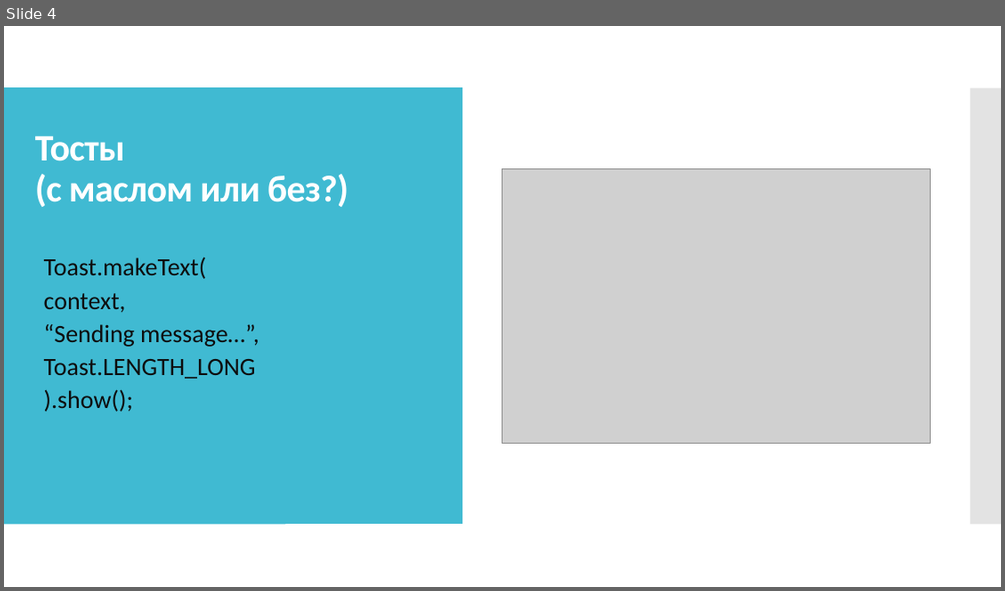
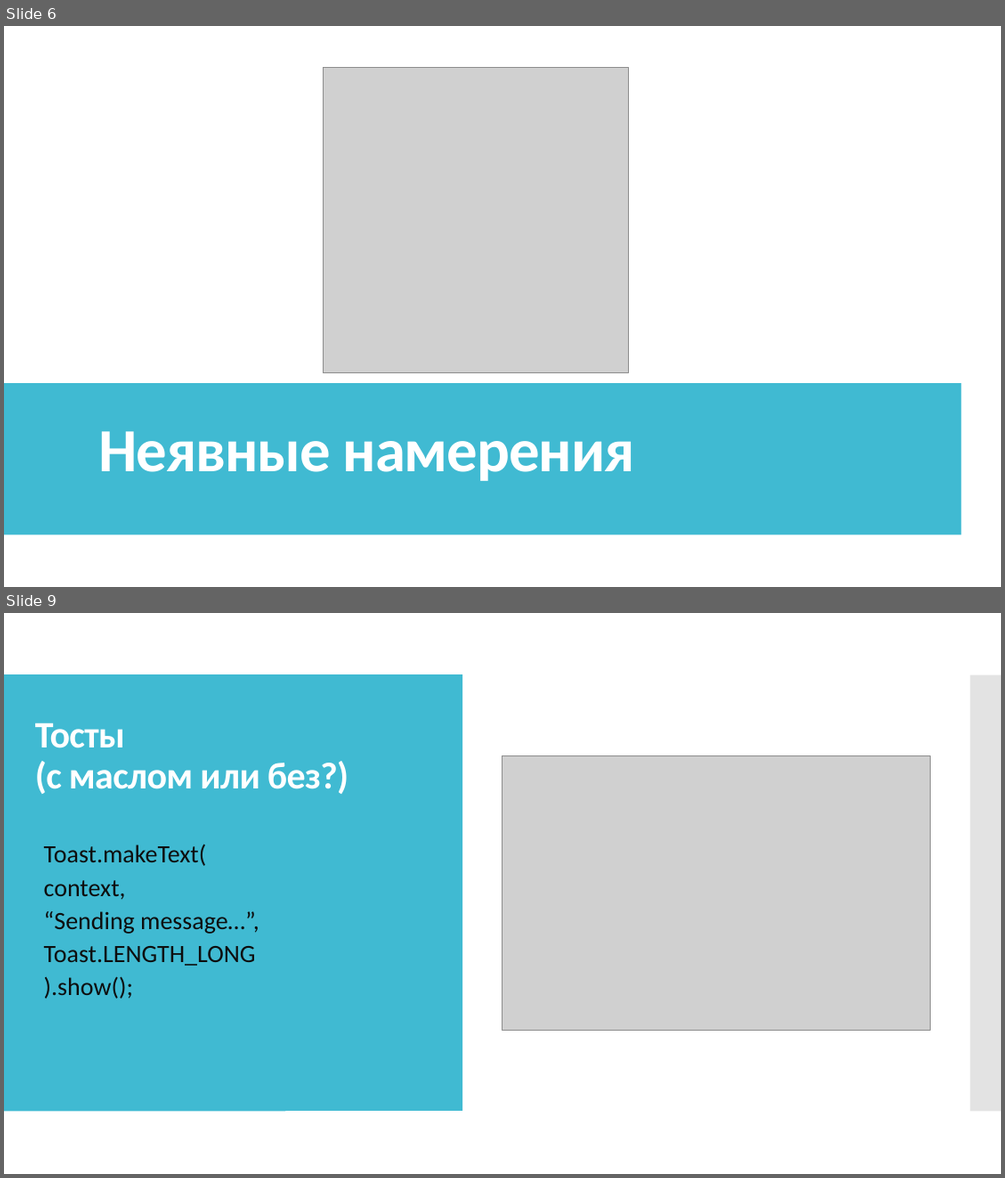
Before and after one commit to IriEfremova/LessonsCube, a slide deck: Samsung/Lesson13/ContextIntent.pptx. Shown one above the other, each under a label of ours: slide 4 before the commit, slides 6 and 9 after it; the slides between them are not shown. The pictures are 1005x591 and 1005x1178 pixels, drawn with LibreOffice and Linux fonts; fonts in the diff are those of the drawing; grey boxes stand for pictures. Boxes give left, top, right and bottom in pixels: in the first picture for what was removed or moved away, otherwise in the second. Text is boxed around its words. In the diff, an @@ line names an element or a change of style, - is before the commit and + after.

```diff
--- a/Samsung/Lesson13/ContextIntent.pptx
+++ b/Samsung/Lesson13/ContextIntent.pptx
@@ slide 6 added at (x1=4, y1=26, x2=1001, y2=587), background #FFFFFF; not listed: 2 template elements that a slide beside it also shows @@
@@ rectangle added at (x1=4, y1=26, x2=1001, y2=587), fill #FFFFFF @@
@@ picture added at (x1=323, y1=68, x2=628, y2=373) @@
@@ rectangle added at (x1=4, y1=88, x2=752, y2=524), fill #40BAD2 @@
@@ rectangle added at (x1=762, y1=88, x2=1001, y2=524), fill #C8C8C8 at 50% opacity @@
@@ rectangle added at (x1=4, y1=384, x2=961, y2=535), fill #40BAD2 @@
@@ title added at (x1=99, y1=431, x2=635, y2=481), 59 pt, text #FFFFFF, bold @@
+Неявные намерения
@@ what was slide 4 is now slide 9 @@
```
Also in this commit, not shown: 2 slides changed, 5 other slides added, 1 slide removed, 1 other file.
